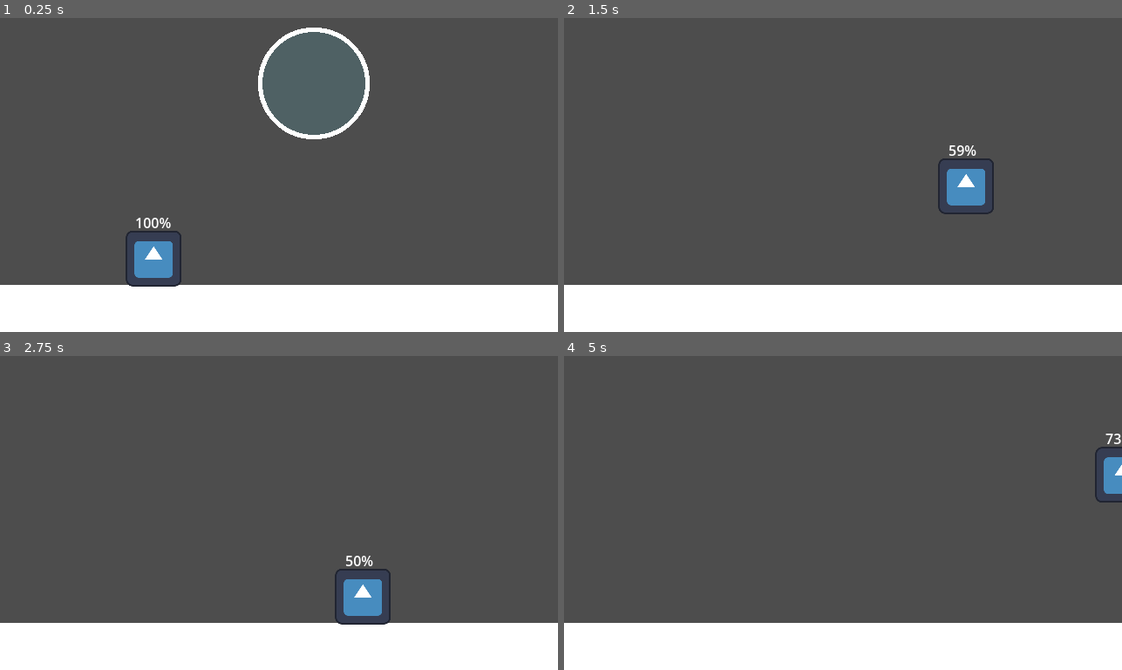
Above: before the commit, frames 1-4 (two rows, left to right).
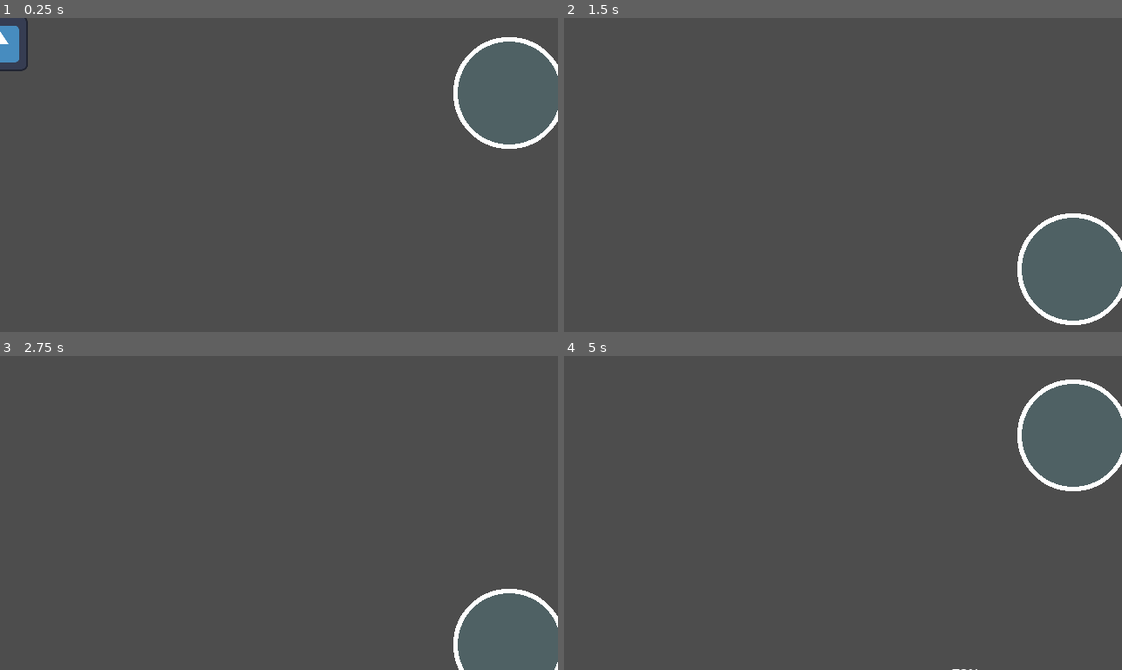
Above: after the commit, the same moments.

Repository: ron0studios/Global-Game-Jam-2025
Game: Godot game, scene res://objects/sandbox.tscn
Same seed, same stepped clock (60 frames per second), same inputs: the game is played once before the commit and once after it. The engine's default icon, where the game draws it, is replaced by a stand-in: a white triangle on a blue panel in a dark square.
Inputs (mouse positions are in pixels of both pictures, inside the frame that each line leads up to):
- Up to frame 1 (0.25 s): no input
- Up to frame 2 (1.5 s): move the mouse to (965, 159) at 0.52 s; hold Space (blow) 0.53-1.28 s; hold Right (ui_right) from 0.53 s (still down); tap W (jump) at 0.77 s; move the mouse to (731, 190) at 1.27 s; tap Space (blow) at 1.35 s
- Up to frame 3 (2.75 s): tap W (jump) at 1.52 s; move the mouse to (334, 443) at 2.02 s; release Right (ui_right) at 2.03 s; hold Left (ui_left) from 2.03 s (still down); hold Space (blow) from 2.03 s (still down)
- Up to frame 4 (5 s): move the mouse to (815, 575) at 2.77 s; release Left (ui_left) at 2.78 s; release Space (blow) at 2.78 s; hold Right (ui_right) 2.78-4.28 s; tap Space (blow) at 2.85, 4.35 s; tap W (jump) at 3.02, 3.77, 4.52 s; move the mouse to (1010, 560) at 3.52 s; hold Space (blow) 3.53-4.28 s; move the mouse to (675, 465) at 4.27 s; hold Left (ui_left) from 4.28 s (still down)

The runs differ from the first frame. In frame 1, 18% of the frame differs, in the area x 0-100%, y 0-100%; in frame 2, 16%; in frame 3, 16%; in frame 4, 16%.

Commit message:
basic blowing

Diff:
--- a/objects/bubble.gd
+++ b/objects/bubble.gd
@@ -25,5 +25,12 @@
 
 
 func _on_body_entered(body: Node) -> void:
+	print(body)
 	if body.name == "StaticBody2D":
 		hit_floor()
+
+
+func _on_area_2d_area_entered(area: Area2D) -> void:
+	if area.name == "BlowArea":
+		apply_impulse(Vector2.UP*500)
+	pass # Replace with function body.
--- a/objects/bubble.tscn
+++ b/objects/bubble.tscn
@@ -22,9 +22,10 @@
 _data = [Vector2(0.00190476, 0.194933), 0.0, 0.0, 0, 0, Vector2(0.992381, -0.134412), 0.0, 0.0, 0, 0]
 point_count = 2
 
+[sub_resource type="CircleShape2D" id="CircleShape2D_0dx0t"]
+radius = 72.0
+
 [node name="bubble" type="RigidBody2D"]
-collision_layer = 2
-collision_mask = 3
 physics_material_override = SubResource("PhysicsMaterial_spq51")
 gravity_scale = 0.2
 contact_monitor = true
@@ -55,4 +56,12 @@
 hue_variation_max = 1.0
 hue_variation_curve = SubResource("Curve_2sq8o")
 
+[node name="Area2D" type="Area2D" parent="."]
+collision_layer = 2
+collision_mask = 2
+
+[node name="CollisionShape2D" type="CollisionShape2D" parent="Area2D"]
+shape = SubResource("CircleShape2D_0dx0t")
+
 [connection signal="body_entered" from="." to="." method="_on_body_entered"]
+[connection signal="area_entered" from="Area2D" to="." method="_on_area_2d_area_entered"]
--- a/objects/player.tscn
+++ b/objects/player.tscn
@@ -46,6 +46,8 @@
 text = "100%"
 
 [node name="BlowArea" type="Area2D" parent="."]
+collision_layer = 2
+collision_mask = 2
 
 [node name="CollisionShape2D" type="CollisionShape2D" parent="BlowArea"]
 position = Vector2(0, -109.5)
--- a/objects/sandbox.tscn
+++ b/objects/sandbox.tscn
@@ -9,7 +9,6 @@
 [node name="sandbox" type="Node2D"]
 
 [node name="box" type="Node2D" parent="."]
-position = Vector2(-224, -270)
 
 [node name="ColorRect" type="ColorRect" parent="box"]
 offset_top = 576.0
@@ -23,7 +22,6 @@
 shape = SubResource("RectangleShape2D_f2nrx")
 
 [node name="bubble" parent="." instance=ExtResource("1_0m1l4")]
-position = Vector2(360, 69)
+position = Vector2(584, 80)
 
 [node name="Player" parent="." instance=ExtResource("2_164q8")]
-position = Vector2(176, 266)
--- a/project.godot
+++ b/project.godot
@@ -47,6 +47,10 @@
 ]
 }
 
+[layer_names]
+
+2d_physics/layer_2="blowing"
+
 [rendering]
 
 textures/canvas_textures/default_texture_filter=0
Not shown: 1 places in objects/bubble.tscn that only renumber resources
